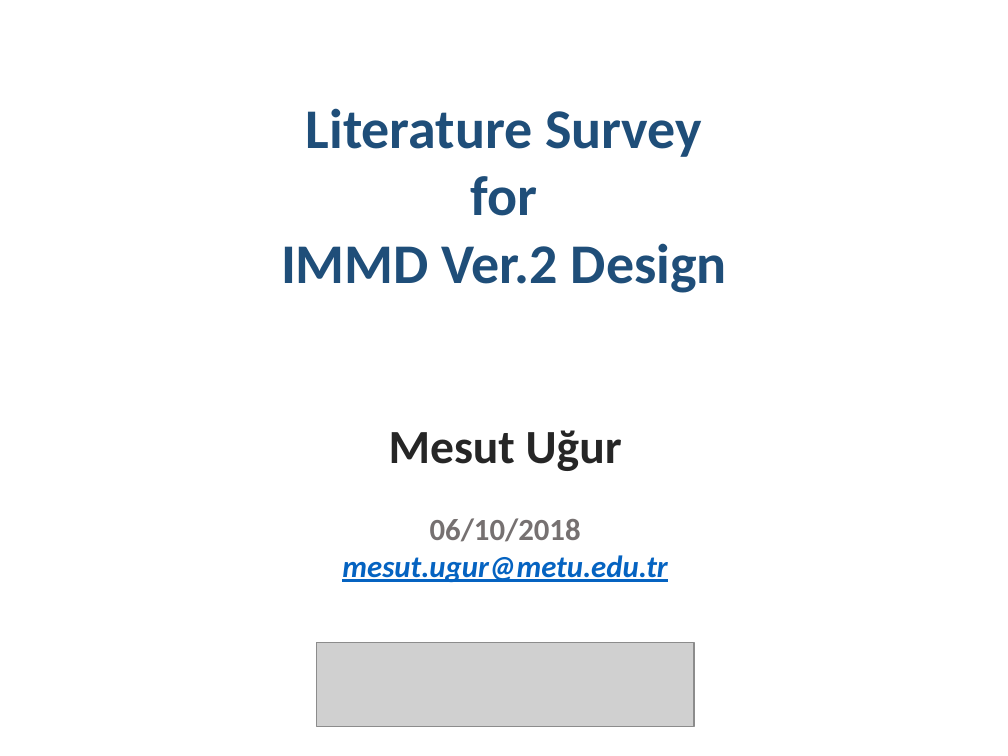
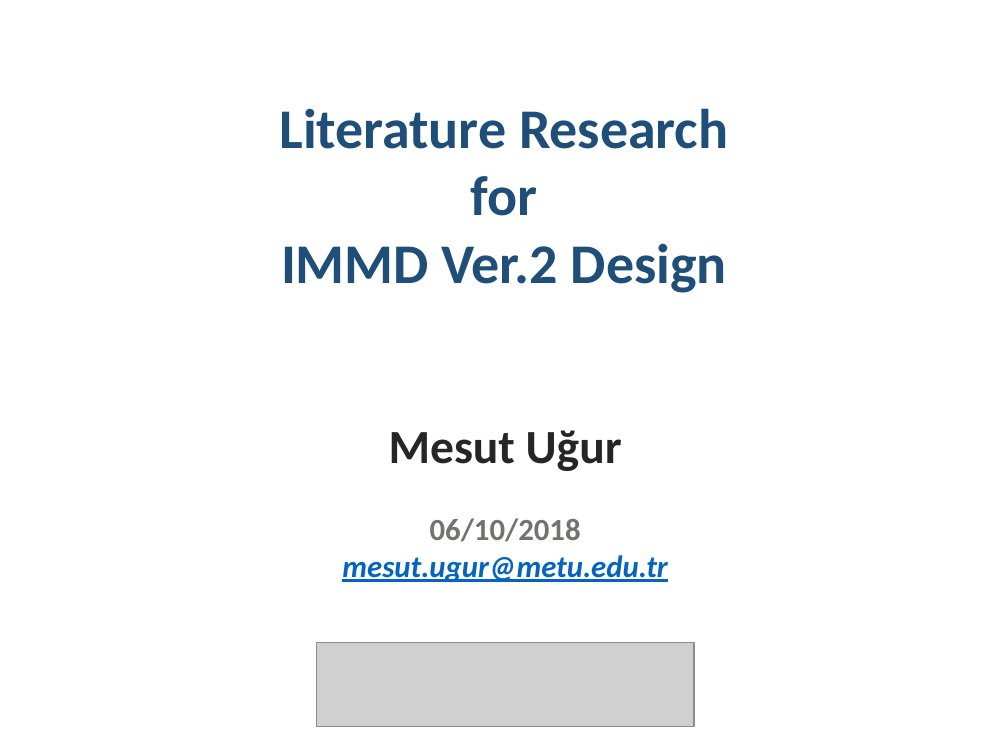
Before and after one commit to hakanpolat/IMMD, a slide deck: slide 1 of Literature/immd_ver2_research.pptx. Drawn at 1008x756 pixels with LibreOffice and Linux fonts; fonts in the diff are those of the drawing; grey boxes stand for pictures. Boxes give left, top, right and bottom in pixels: in the first picture for what was removed or moved away, otherwise in the second. Text is boxed around its words. In the diff, an @@ line names an element or a change of style, - is before the commit and + after.

```diff
--- a/Literature/immd_ver2_research.pptx
+++ b/Literature/immd_ver2_research.pptx
@@ text at bbox=[280, 108, 728, 149]: text changed @@
-Literature Survey
+Literature Research
```
Also in this commit, not shown: 8 slides added, 1 other file.
